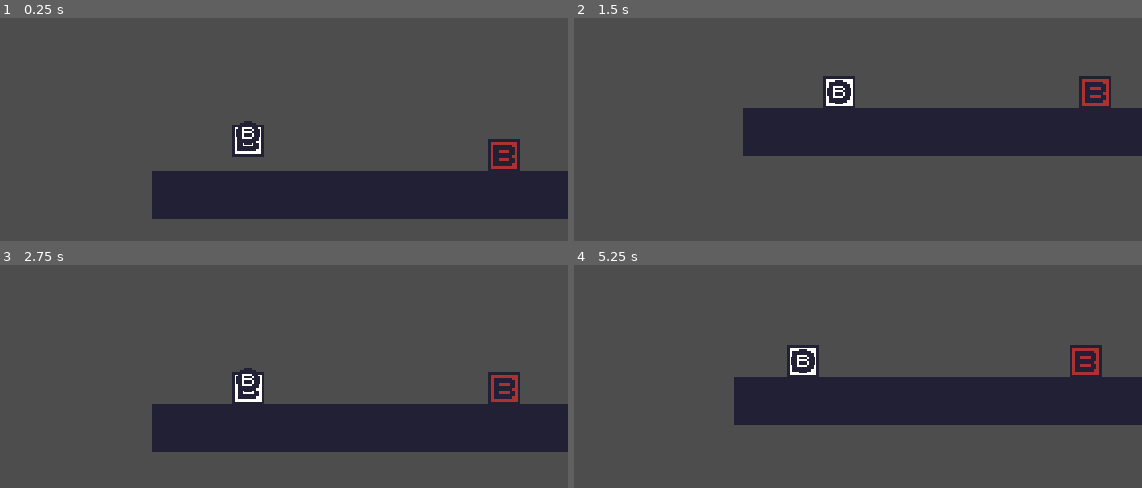
Above: before the commit, frames 1-4 (two rows, left to right).
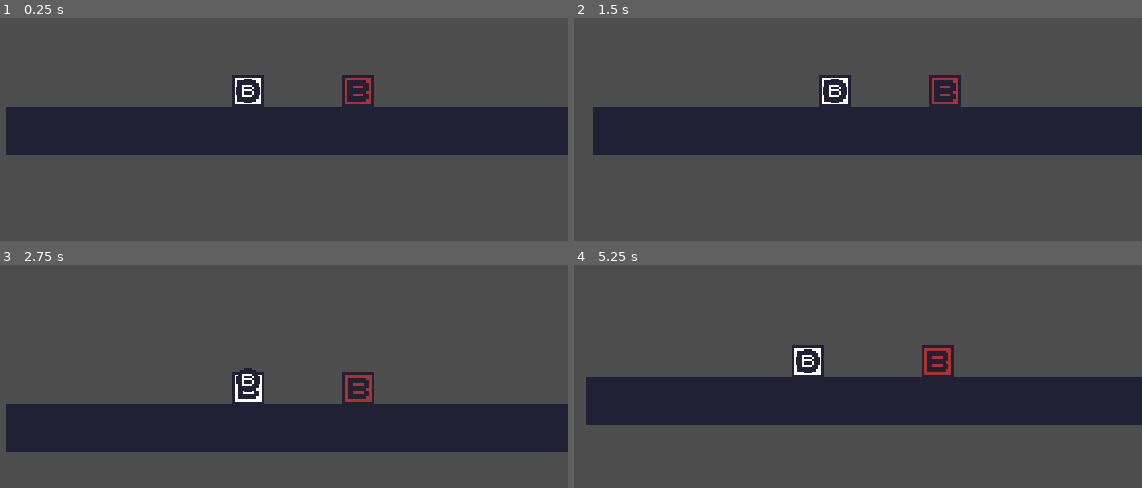
Above: after the commit, the same moments.

Repository: fishkleos/TimeBombGodot
Game: Godot game, scene res://world.tscn
The game is run twice, just before and just after one commit, with the same random seed, the same clock (stepped at 60 frames per second) and the same inputs.
Inputs:
- Up to frame 1 (0.25 s): no input
- Up to frame 2 (1.5 s): tap A (left2) at 0.6 s; tap Right (right2) at 1.35 s
- Up to frame 3 (2.75 s): tap W (up2) at 2.1 s
- Up to frame 4 (5.25 s): tap one key every 0.75 s from 2.85 s: A (left2) Right (right2) W (up2) A (left2)

The runs differ from the first frame. In frame 1, 38% of the frame differs, in the area x 1-100%, y 25-91%; in frame 2, 8.4%; in frame 3, 7.1%; in frame 4, 7.7%.

Commit message:
Error
The bomb is trying to go both ways.
(Dummy and Player)

Diff:
--- a/bomb.tscn
+++ b/bomb.tscn
@@ -16,9 +16,17 @@
 	pass
 "
 
+[sub_resource type="CircleShape2D" id="CircleShape2D_tgics"]
+radius = 6.0
+
 [node name="Bomb" type="Sprite2D"]
 script = SubResource("GDScript_mf4ht")
 
 [node name="Bbbomb" type="Sprite2D" parent="."]
 position = Vector2(1.19209e-07, -2.38419e-07)
 texture = ExtResource("1_vwqse")
+
+[node name="Area2D" type="Area2D" parent="."]
+
+[node name="CollisionShape2D" type="CollisionShape2D" parent="Area2D"]
+shape = SubResource("CircleShape2D_tgics")
--- a/dummy.tscn
+++ b/dummy.tscn
@@ -2,33 +2,38 @@
 
 [ext_resource type="Texture2D" uid="uid://babr7vwh8ea6r" path="res://B2.png" id="1_y7f53"]
 
-[sub_resource type="GDScript" id="GDScript_r33lx"]
+[sub_resource type="GDScript" id="GDScript_gl17o"]
 script/source = "extends CharacterBody2D
 
 # Get the gravity from the project settings to be synced with RigidBody nodes.
 var gravity = ProjectSettings.get_setting(\"physics/2d/default_gravity\")
+
+signal goto_player()
+
+func _on_area_2d_area_entered(area):
+	if area.is_in_group(\"Player\"):
+		emit_signal(\"goto_player\")
 "
 
-[sub_resource type="RectangleShape2D" id="RectangleShape2D_cgd7w"]
+[sub_resource type="RectangleShape2D" id="RectangleShape2D_fom12"]
 size = Vector2(16, 16)
 
-[sub_resource type="RectangleShape2D" id="RectangleShape2D_te8jw"]
-size = Vector2(18, 18)
+[sub_resource type="RectangleShape2D" id="RectangleShape2D_jwj1u"]
 
-[node name="Dummy" type="Node2D"]
+[node name="Dummy" type="CharacterBody2D"]
+script = SubResource("GDScript_gl17o")
 
-[node name="Dummy" type="CharacterBody2D" parent="."]
-script = SubResource("GDScript_r33lx")
-
-[node name="Sprite2D" type="Sprite2D" parent="Dummy"]
+[node name="Sprite2D" type="Sprite2D" parent="."]
 position = Vector2(4.76837e-07, -4.76837e-07)
 scale = Vector2(1.33333, 1.33333)
 texture = ExtResource("1_y7f53")
 
-[node name="CollisionShape2D" type="CollisionShape2D" parent="Dummy"]
-shape = SubResource("RectangleShape2D_cgd7w")
+[node name="CollisionShape2D" type="CollisionShape2D" parent="."]
+shape = SubResource("RectangleShape2D_fom12")
 
-[node name="Area2D" type="Area2D" parent="Dummy" groups=["Dummy"]]
+[node name="Area2D" type="Area2D" parent="." groups=["Dummy"]]
 
-[node name="CollisionShape2D" type="CollisionShape2D" parent="Dummy/Area2D"]
-shape = SubResource("RectangleShape2D_te8jw")
+[node name="CollisionShape2D" type="CollisionShape2D" parent="Area2D"]
+shape = SubResource("RectangleShape2D_jwj1u")
+
+[connection signal="area_entered" from="Area2D" to="." method="_on_area_2d_area_entered"]
--- a/player.gd
+++ b/player.gd
@@ -1,12 +1,10 @@
 extends CharacterBody2D
-
 
 @export var SPEED = 200.0
 @export var JUMP_VELOCITY = -300.0
 
 # Get the gravity from the project settings to be synced with RigidBody nodes.
 var gravity = ProjectSettings.get_setting("physics/2d/default_gravity")
-
 
 func _physics_process(delta):
 	# Add the gravity.
@@ -27,6 +25,8 @@
 
 	move_and_slide()
 
+signal goto_dummy()
 
 func _on_area_2d_area_entered(area):
-	print("nempel")
+	if area.is_in_group("Dummy"):
+		emit_signal("goto_dummy")
--- a/player.tscn
+++ b/player.tscn
@@ -7,7 +7,6 @@
 size = Vector2(16, 16)
 
 [sub_resource type="RectangleShape2D" id="RectangleShape2D_ll7eu"]
-size = Vector2(18, 18)
 
 [node name="Player" type="CharacterBody2D"]
 script = ExtResource("1_vmk3w")
--- a/project.godot
+++ b/project.godot
@@ -14,6 +14,10 @@
 run/main_scene="res://world.tscn"
 config/features=PackedStringArray("4.1", "GL Compatibility")
 config/icon="res://icon.svg"
+
+[autoload]
+
+Player="*res://player.gd"
 
 [display]
 
@@ -44,6 +48,11 @@
 ]
 }
 
+[layer_names]
+
+2d_render/layer_1="B"
+2d_render/layer_2="Bomb"
+
 [rendering]
 
 textures/canvas_textures/default_texture_filter=0
--- a/world.gd
+++ b/world.gd
@@ -6,18 +6,24 @@
 @export var follow_speed = 0.5
 
 # Reference to the current target
-var target_node: Node2D = null
+var bomb_holder: Node2D = null
 
 func _ready():
 	# Set initial target to $Player
-	target_node = $Player
+	bomb_holder = $Player
 
 func _process(delta):
-	# Calculate the direction from bomb to player
-	var direction_to_player = target_node.global_position - $Bomb.global_position
+	if bomb_holder != null:
+		var direction_to_holder = bomb_holder.global_position - $Bomb.global_position
+		var target_position = bomb_holder.global_position
+		$Bomb.global_position += direction_to_holder.normalized() * (direction_to_holder.length() * follow_speed)
 
-	# Calculate the position where the bomb should move towards
-	var target_position = target_node.global_position
+func _on_player_goto_dummy():
+	if bomb_holder == $Player:
+		print("goto dummy")
+		bomb_holder = $Dummy
 
-	# Move the bomb a fraction of the distance towards the target position
-	$Bomb.global_position += (target_position - $Bomb.global_position).normalized() * (direction_to_player.length() * follow_speed)
+func _on_dummy_goto_player():
+	if bomb_holder == $Dummy:
+		print("goto player")
+		bomb_holder = $Player
--- a/world.tscn
+++ b/world.tscn
@@ -13,13 +13,14 @@
 script = ExtResource("1_31d2x")
 
 [node name="Player" parent="." instance=ExtResource("1_jbd01")]
-position = Vector2(56, 56)
+position = Vector2(129, 96)
+SPEED = 150.0
 
 [node name="Dummy" parent="." instance=ExtResource("3_k4xab")]
 position = Vector2(184, 96)
 
 [node name="Bomb" parent="." instance=ExtResource("4_c1xy8")]
-position = Vector2(128, 88)
+position = Vector2(111, 92)
 script = null
 
 [node name="Ground" type="StaticBody2D" parent="."]
@@ -32,3 +33,10 @@
 [node name="CollisionShape2D" type="CollisionShape2D" parent="Ground"]
 position = Vector2(160, 116)
 shape = SubResource("RectangleShape2D_awh85")
+
+[node name="GrabCooldown" type="Timer" parent="."]
+process_callback = 0
+one_shot = true
+
+[connection signal="goto_dummy" from="Player" to="." method="_on_player_goto_dummy"]
+[connection signal="goto_player" from="Dummy" to="." method="_on_dummy_goto_player"]
Not shown: 1 places in bomb.tscn that only renumber resources
